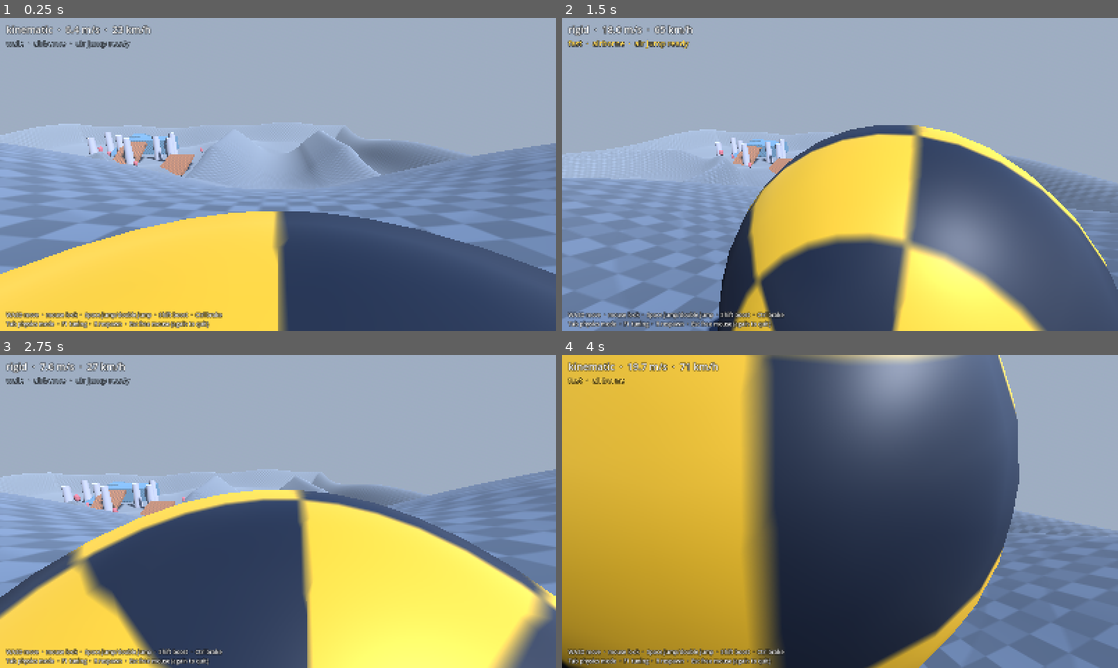
Above: before the commit, frames 1-4 (two rows, left to right).
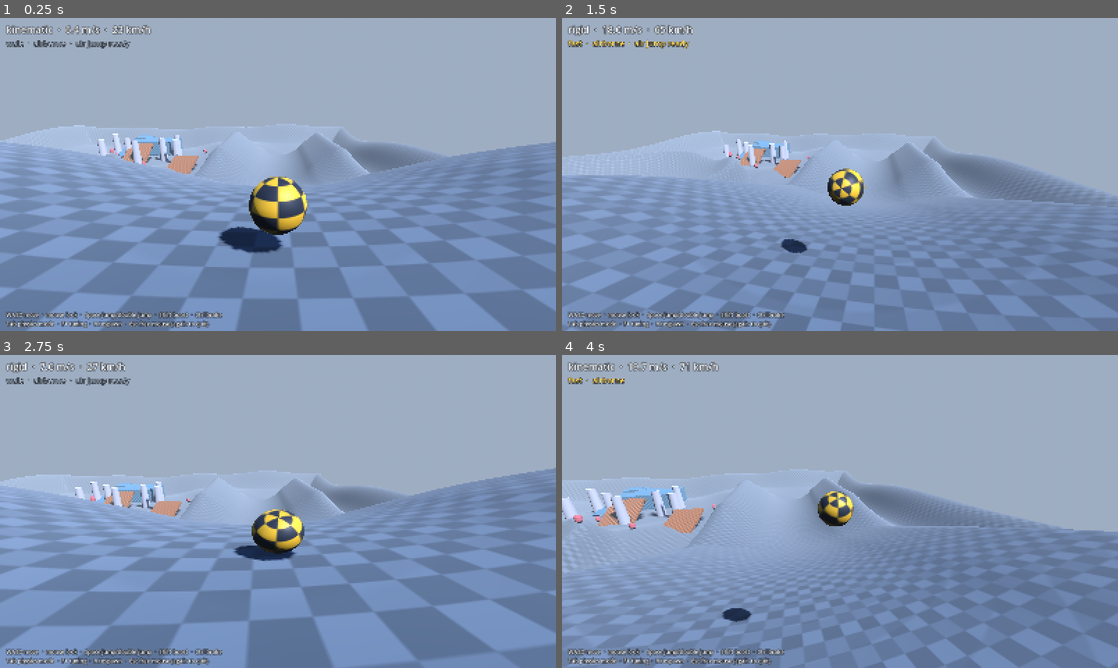
Above: after the commit, the same moments.

Repository: bananahana720/scrapkeep
Game: Godot game, scene res://main.tscn
Two runs of this game, one before a commit and one after it. Both use one fixed random seed, a clock stepped at 60 frames per second and the inputs below.
Inputs (mouse positions are in pixels of both pictures, inside the frame that each line leads up to):
- Up to frame 1 (0.25 s): no input
- Up to frame 2 (1.5 s): tap Enter at 0.5 s; move the mouse to (867, 174) at 0.52 s; hold W (lab_forward) from 0.53 s (still down); tap Shift (lab_boost) at 0.6 s; tap Space (lab_jump) at 0.77 s; move the mouse to (812, 174) at 1.27 s; tap Tab at 1.35 s
- Up to frame 3 (2.75 s): keep holding W (lab_forward); tap Space (lab_jump) at 1.52 s; move the mouse to (289, 505) at 2.02 s; tap R at 2.1 s
- Up to frame 4 (4 s): keep holding W (lab_forward); move the mouse to (834, 517) at 2.77 s; tap Shift (lab_boost) at 2.85 s; tap Space (lab_jump) at 3.02, 3.77 s; move the mouse to (878, 514) at 3.52 s; tap Tab at 3.6 s

The runs differ from the first frame. In frame 1, 41% of the frame differs, in the area x 0-100%, y 33-100%; in frame 2, 42%; in frame 3, 48%; in frame 4, 80%, in the area x 0-100%, y 0-100%.

Commit message:
sketch: stop the chase camera snapping to the pivot between physics ticks
The spring arm rewrites its direct child every physics tick; shake and roll
now live on a mount below it. camera_test failed 46 of 121 frames before and
passes 0 of 121 after.

Co-Authored-By: Claude Opus 5.5 (1M context) <noreply@anthropic.com>
Claude-Session: https://claude.ai/code/session_01FyjAJGknffDqtZ3d79dTqA

Diff:
--- a/sketches/ball-lab/src/chase_camera.gd
+++ b/sketches/ball-lab/src/chase_camera.gd
@@ -30,11 +30,16 @@
 	# the world (layer 1) without catching the player ball (layer 2).
 	arm.collision_mask = 1
 	add_child(arm)
+	# The arm rewrites its direct child's transform every physics tick, so shake and
+	# roll go on a grandchild; writing them on the arm's child snapped the camera to
+	# the pivot on every frame between ticks.
+	var mount := Node3D.new()
+	arm.add_child(mount)
 	cam = Camera3D.new()
 	cam.fov = 65.0
 	cam.far = 700.0
 	cam.current = true
-	arm.add_child(cam)
+	mount.add_child(cam)
 	global_position = target.ball_position()
 
 
--- /dev/null
+++ b/sketches/ball-lab/tests/camera_test.gd
@@ -0,0 +1,33 @@
+extends SceneTree
+
+const Lab := preload("res://src/lab.gd")
+
+var _lab
+var _frames := 0
+var _near := 0
+var _samples := 0
+
+
+func _initialize() -> void:
+	_lab = Lab.new()
+	_lab.test_mode = true
+	root.add_child(_lab)
+
+
+func _process(_delta: float) -> bool:
+	_frames += 1
+	if _frames < 30:
+		return false
+	var cam: Camera3D = _lab.camera.cam
+
+	var gap := cam.global_position.distance_to(_lab.player.ball_position())
+	_samples += 1
+	if gap < 3.0:
+		_near += 1
+	if _frames < 150:
+		return false
+	var ok := _near == 0
+	print("[camera] %d of %d frames put the camera within 3 m of the ball (needs 0) -> %s" % [_near, _samples, "PASS" if ok else "FAIL"])
+	print("camera_test: %s" % ("PASS" if ok else "FAIL"))
+	quit(0 if ok else 1)
+	return true
